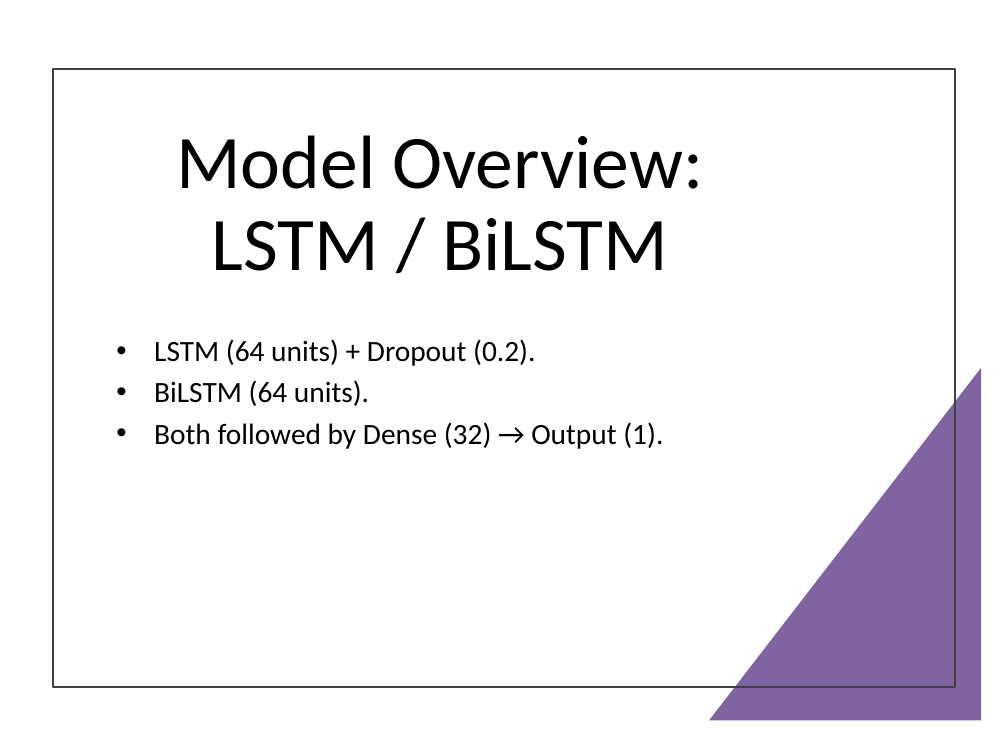
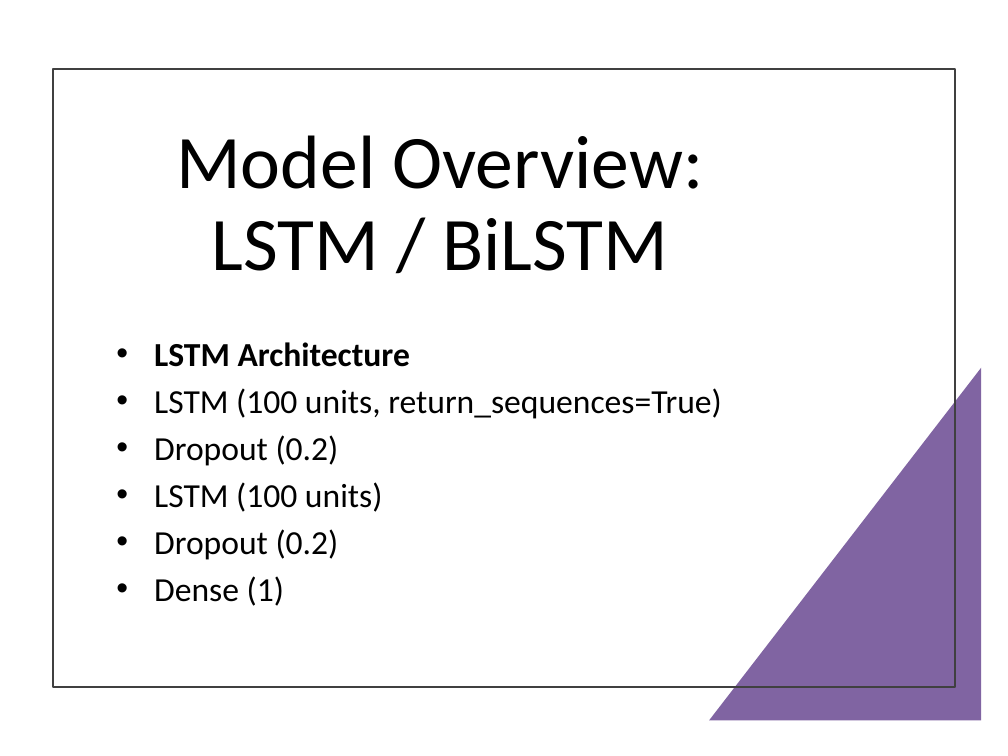
Before and after one commit to Ahhaeyy/DIT5411-RNN-LSTM-Temperature-Forecasting, a slide deck: slide 7 of DIT5411_220134800_Project_Presentation.pptx. Drawn at 1008x756 pixels with LibreOffice and Linux fonts; fonts in the diff are those of the drawing. Boxes give left, top, right and bottom in pixels: in the first picture for what was removed or moved away, otherwise in the second. Text is boxed around its words. In the diff, an @@ line names an element or a change of style, - is before the commit and + after.

```diff
--- a/DIT5411_220134800_Project_Presentation.pptx
+++ b/DIT5411_220134800_Project_Presentation.pptx
@@ text at [154, 342, 721, 606]: text changed; size 21 to 24 pt @@
-• LSTM (64 units) + Dropout (0.2).
-• BiLSTM (64 units).
-• Both followed by Dense (32) → Output (1).
+• LSTM Architecture
+• LSTM (100 units, return_sequences=True)
+• Dropout (0.2)
+• LSTM (100 units)
+• Dropout (0.2)
+• Dense (1)
```
Also in this commit, not shown: 9 other slides changed, 1 slide added, 1 other file.
